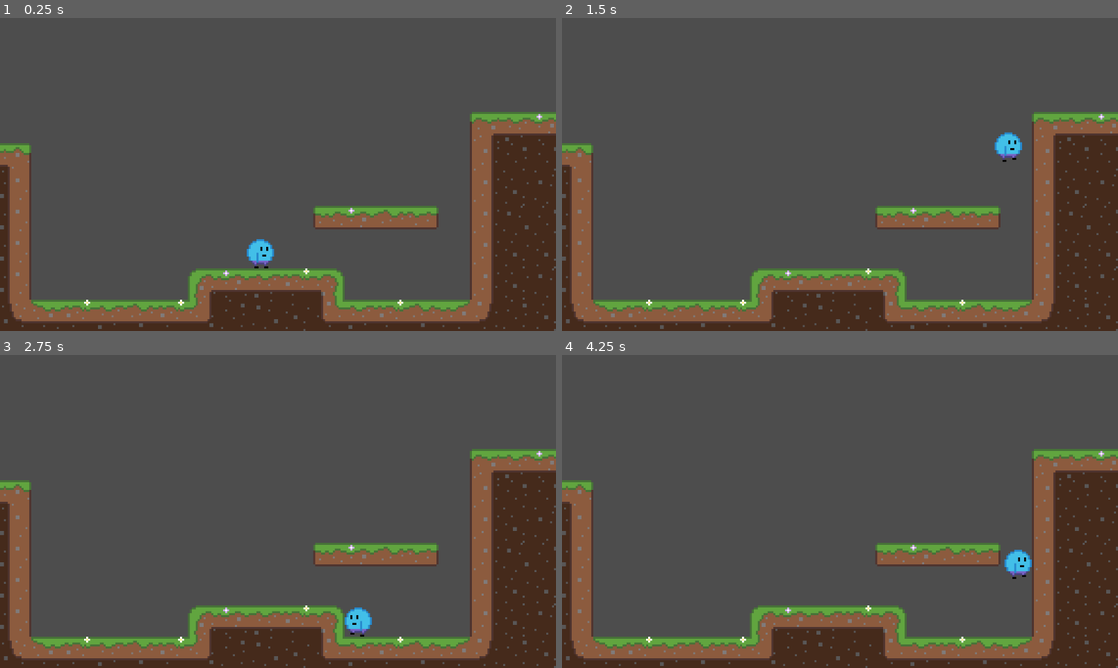
Above: before the commit, frames 1-4 (two rows, left to right).
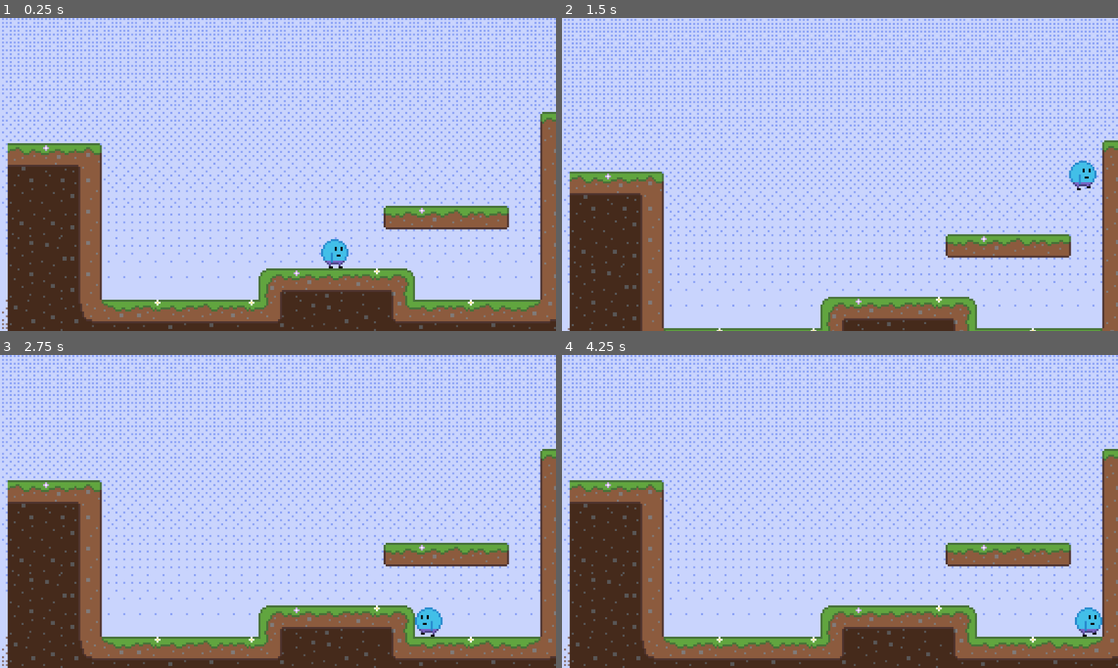
Above: after the commit, the same moments.

Repository: ellebell43/game
Game: Godot game, scene res://scenes/levels/test.tscn
Two runs of this game, one before a commit and one after it. Both use one fixed random seed, a clock stepped at 60 frames per second and the inputs below.
Inputs:
- Up to frame 1 (0.25 s): no input
- Up to frame 2 (1.5 s): tap Enter (ui_accept) at 0.5, 0.6, 0.77, 1.07, 1.35 s; hold Right (ui_right) from 0.53 s (still down)
- Up to frame 3 (2.75 s): tap Enter (ui_accept) at 1.52, 1.82, 2.1 s; release Right (ui_right) at 2.03 s; hold Left (ui_left) from 2.03 s (still down)
- Up to frame 4 (4.25 s): release Left (ui_left) at 2.78 s; hold Right (ui_right) from 2.78 s (still down); tap Enter (ui_accept) at 2.85, 3.02, 3.32, 3.6, 3.77, 4.07 s

The runs differ from the first frame. In frame 1, 92% of the frame differs, in the area x 0-100%, y 0-100%; in frame 2, 97%; in frame 3, 92%; in frame 4, 92%.

Commit message:
camera, sky, and jumping
- Player now has a camera that follows it and bounds can be set vie the Inspector
- Jumping plays a sound
- Sky background image
- Modified the tilemap layer to have collisions and removed all the manually set collision shapes

Diff:
--- a/scenes/actors/character.gd
+++ b/scenes/actors/character.gd
@@ -1,10 +1,23 @@
 extends CharacterBody2D
 
 @onready var sprite = $AnimatedSprite2D
+@onready var jumpPlayer = $JumpAudioPLayer
+@onready var camera = $Camera2D
+
+@export var cameraLimitTop = 500
+@export var cameraLimitBottom = 500
+@export var cameraLimitLeft = 500
+@export var cameraLimitRight = 500
 
 
 const SPEED = 100.0
 const JUMP_VELOCITY = -250.0
+
+func _ready() -> void:
+	camera.limit_bottom = cameraLimitBottom
+	camera.limit_top = cameraLimitTop
+	camera.limit_right = cameraLimitRight
+	camera.limit_left = cameraLimitLeft
 
 
 func _physics_process(delta: float) -> void:
@@ -15,6 +28,8 @@
 	# Handle jump.
 	if Input.is_action_just_pressed("ui_accept") and is_on_floor():
 		velocity.y = JUMP_VELOCITY
+		jumpPlayer.play()
+
 
 	# Get the input direction and handle the movement/deceleration.
 	# As good practice, you should replace UI actions with custom gameplay actions.
--- a/scenes/actors/character.tscn
+++ b/scenes/actors/character.tscn
@@ -1,7 +1,8 @@
-[gd_scene load_steps=13 format=3 uid="uid://cm2froj38lcf8"]
+[gd_scene load_steps=14 format=3 uid="uid://cm2froj38lcf8"]
 
 [ext_resource type="Script" uid="uid://dkjeeute7d35b" path="res://scenes/actors/character.gd" id="1_5ry7u"]
 [ext_resource type="Texture2D" uid="uid://ctce6oa0ituu2" path="res://assets/character/lil-guy.png" id="1_6dvki"]
+[ext_resource type="AudioStream" uid="uid://12er34jykeur" path="res://assets/sounds/jump.wav" id="3_a0mrq"]
 
 [sub_resource type="AtlasTexture" id="AtlasTexture_5ry7u"]
 atlas = ExtResource("1_6dvki")
@@ -96,6 +97,8 @@
 collision_mask = 2
 script = ExtResource("1_5ry7u")
 
+[node name="Camera2D" type="Camera2D" parent="."]
+
 [node name="AnimatedSprite2D" type="AnimatedSprite2D" parent="."]
 sprite_frames = SubResource("SpriteFrames_dkjbp")
 animation = &"idle"
@@ -109,3 +112,7 @@
 
 [node name="HitCollision" type="CollisionShape2D" parent="HitBox"]
 shape = SubResource("CircleShape2D_rkhd4")
+
+[node name="JumpAudioPLayer" type="AudioStreamPlayer2D" parent="."]
+stream = ExtResource("3_a0mrq")
+volume_db = 4.952
--- a/scenes/levels/test.tscn
+++ b/scenes/levels/test.tscn
@@ -1,18 +1,25 @@
-[gd_scene load_steps=12 format=4 uid="uid://6x3x6cjvxkks"]
+[gd_scene load_steps=6 format=4 uid="uid://6x3x6cjvxkks"]
 
 [ext_resource type="PackedScene" uid="uid://cm2froj38lcf8" path="res://scenes/actors/character.tscn" id="1_52kye"]
 [ext_resource type="Texture2D" uid="uid://l8pk1xourww1" path="res://assets/tiles/grass-tiles.png" id="1_8153q"]
+[ext_resource type="Texture2D" uid="uid://c4u02h6u8ylwv" path="res://assets/sky.png" id="1_yp2xm"]
 
 [sub_resource type="TileSetAtlasSource" id="TileSetAtlasSource_52kye"]
 texture = ExtResource("1_8153q")
 margins = Vector2i(1, 1)
 separation = Vector2i(1, 1)
 0:0/0 = 0
+0:0/0/physics_layer_0/polygon_0/points = PackedVector2Array(-8, -8, 8, -8, 8, 8, -8, 8)
 1:0/0 = 0
+1:0/0/physics_layer_0/polygon_0/points = PackedVector2Array(-8, -8, 8, -8, 8, 8, -8, 8)
 2:0/0 = 0
+2:0/0/physics_layer_0/polygon_0/points = PackedVector2Array(-8, -8, 8, -8, 8, 8, -8, 8)
 3:0/0 = 0
+3:0/0/physics_layer_0/polygon_0/points = PackedVector2Array(-8, -8, 8, -8, 8, 8, -8, 8)
 4:0/0 = 0
+4:0/0/physics_layer_0/polygon_0/points = PackedVector2Array(-8, -8, 8, -8, 8, 8, -8, 8)
 5:0/0 = 0
+5:0/0/physics_layer_0/polygon_0/points = PackedVector2Array(-8, -8, 8, -8, 8, 8, -8, 8)
 6:0/0 = 0
 7:0/0 = 0
 8:0/0 = 0
@@ -24,85 +31,67 @@
 14:0/0 = 0
 15:0/0 = 0
 0:1/0 = 0
+0:1/0/physics_layer_0/polygon_0/points = PackedVector2Array(-8, -8, 8, -8, 8, 8, -8, 8)
 1:1/0 = 0
+1:1/0/physics_layer_0/polygon_0/points = PackedVector2Array(-8, -8, 8, -8, 8, 8, -8, 8)
 2:1/0 = 0
+2:1/0/physics_layer_0/polygon_0/points = PackedVector2Array(-8, -8, 8, -8, 8, 8, -8, 8)
 3:1/0 = 0
+3:1/0/physics_layer_0/polygon_0/points = PackedVector2Array(-8, -8, 8, -8, 8, 8, -8, 8)
 4:1/0 = 0
+4:1/0/physics_layer_0/polygon_0/points = PackedVector2Array(-8, -8, 8, -8, 8, 8, -8, 8)
 5:1/0 = 0
+5:1/0/physics_layer_0/polygon_0/points = PackedVector2Array(-8, -8, 8, -8, 8, 8, -8, 8)
 6:1/0 = 0
+6:1/0/physics_layer_0/polygon_0/points = PackedVector2Array(-8, -8, 8, -8, 8, 8, -8, 8)
 0:2/0 = 0
+0:2/0/physics_layer_0/polygon_0/points = PackedVector2Array(-8, -8, 8, -8, 8, 3.96873, -8, 3.96873)
+0:2/0/physics_layer_0/polygon_0/one_way = true
 1:2/0 = 0
+1:2/0/physics_layer_0/polygon_0/points = PackedVector2Array(-8, -8, 8, -8, 8, 3.96873, -8, 3.96873)
+1:2/0/physics_layer_0/polygon_0/one_way = true
 2:2/0 = 0
+2:2/0/physics_layer_0/polygon_0/points = PackedVector2Array(-8, -8, 8, -8, 8, 3.96873, -8, 3.96873)
+2:2/0/physics_layer_0/polygon_0/one_way = true
 3:2/0 = 0
+3:2/0/physics_layer_0/polygon_0/points = PackedVector2Array(-8, -8, 8, -8, 8, 3.96873, -8, 3.96873)
+3:2/0/physics_layer_0/polygon_0/one_way = true
 4:2/0 = 0
+4:2/0/physics_layer_0/polygon_0/points = PackedVector2Array(-8, -8, 8, -8, 8, 3.96873, -8, 3.96873)
+4:2/0/physics_layer_0/polygon_0/one_way = true
 5:2/0 = 0
+5:2/0/physics_layer_0/polygon_0/points = PackedVector2Array(-8, -8, 8, -8, 8, 3.96873, -8, 3.96873)
+5:2/0/physics_layer_0/polygon_0/one_way = true
 0:3/0 = 0
+0:3/0/physics_layer_0/polygon_0/points = PackedVector2Array(-8, -8, 8, -8, 8, 8, -8, 8)
 1:3/0 = 0
+1:3/0/physics_layer_0/polygon_0/points = PackedVector2Array(-8, -8, 8, -8, 8, 8, -8, 8)
 2:3/0 = 0
+2:3/0/physics_layer_0/polygon_0/points = PackedVector2Array(-8, -8, 8, -8, 8, 8, -8, 8)
 3:3/0 = 0
+3:3/0/physics_layer_0/polygon_0/points = PackedVector2Array(-8, -8, 8, -8, 8, 8, -8, 8)
 4:3/0 = 0
+4:3/0/physics_layer_0/polygon_0/points = PackedVector2Array(-8, -8, 8, -8, 8, 8, -8, 8)
 5:3/0 = 0
+5:3/0/physics_layer_0/polygon_0/points = PackedVector2Array(-8, -8, 8, -8, 8, 8, -8, 8)
 
 [sub_resource type="TileSet" id="TileSet_yp2xm"]
+physics_layer_0/collision_layer = 2
 sources/0 = SubResource("TileSetAtlasSource_52kye")
-
-[sub_resource type="RectangleShape2D" id="RectangleShape2D_uyl1e"]
-size = Vector2(224, 16)
-
-[sub_resource type="RectangleShape2D" id="RectangleShape2D_yp2xm"]
-size = Vector2(80, 16)
-
-[sub_resource type="RectangleShape2D" id="RectangleShape2D_7115g"]
-size = Vector2(20, 76.5)
-
-[sub_resource type="RectangleShape2D" id="RectangleShape2D_52kye"]
-size = Vector2(48, 20)
-
-[sub_resource type="RectangleShape2D" id="RectangleShape2D_koekj"]
-size = Vector2(64, 20)
-
-[sub_resource type="RectangleShape2D" id="RectangleShape2D_kw13u"]
-size = Vector2(20, 92)
-
-[sub_resource type="RectangleShape2D" id="RectangleShape2D_im2du"]
-size = Vector2(64, 12)
 
 [node name="Node2D" type="Node2D"]
 
-[node name="Node2D" parent="." instance=ExtResource("1_52kye")]
-position = Vector2(133, 97)
+[node name="Sky" type="Sprite2D" parent="."]
+position = Vector2(213, -28)
+texture = ExtResource("1_yp2xm")
 
 [node name="TileMapLayer" type="TileMapLayer" parent="."]
 tile_map_data = PackedByteArray("AAAAAAkAAAACAAEAAAABAAkAAAAFAAMAAAACAAkAAAABAAMAAAADAAkAAAADAAMAAAAEAAkAAAAAAAMAAAAFAA …(1024 unchanged characters)…
 tile_set = SubResource("TileSet_yp2xm")
 
-[node name="Ground" type="StaticBody2D" parent="."]
-collision_layer = 2
-
-[node name="CollisionShape2D" type="CollisionShape2D" parent="Ground"]
-position = Vector2(128, 152)
-shape = SubResource("RectangleShape2D_uyl1e")
-
-[node name="CollisionShape2D2" type="CollisionShape2D" parent="Ground"]
-position = Vector2(136, 136)
-shape = SubResource("RectangleShape2D_yp2xm")
-
-[node name="CollisionShape2D3" type="CollisionShape2D" parent="Ground"]
-position = Vector2(6, 122.25)
-shape = SubResource("RectangleShape2D_7115g")
-
-[node name="CollisionShape2D5" type="CollisionShape2D" parent="Ground"]
-position = Vector2(-9, 74)
-shape = SubResource("RectangleShape2D_52kye")
-
-[node name="CollisionShape2D6" type="CollisionShape2D" parent="Ground"]
-position = Vector2(272, 58)
-shape = SubResource("RectangleShape2D_koekj")
-
-[node name="CollisionShape2D4" type="CollisionShape2D" parent="Ground"]
-position = Vector2(250, 114)
-shape = SubResource("RectangleShape2D_kw13u")
-
-[node name="CollisionShape2D7" type="CollisionShape2D" parent="Ground"]
-position = Vector2(192, 102)
-shape = SubResource("RectangleShape2D_im2du")
+[node name="Player" parent="." instance=ExtResource("1_52kye")]
+position = Vector2(135, 119)
+cameraLimitTop = -5000
+cameraLimitBottom = 160
+cameraLimitLeft = 0
+cameraLimitRight = 248
